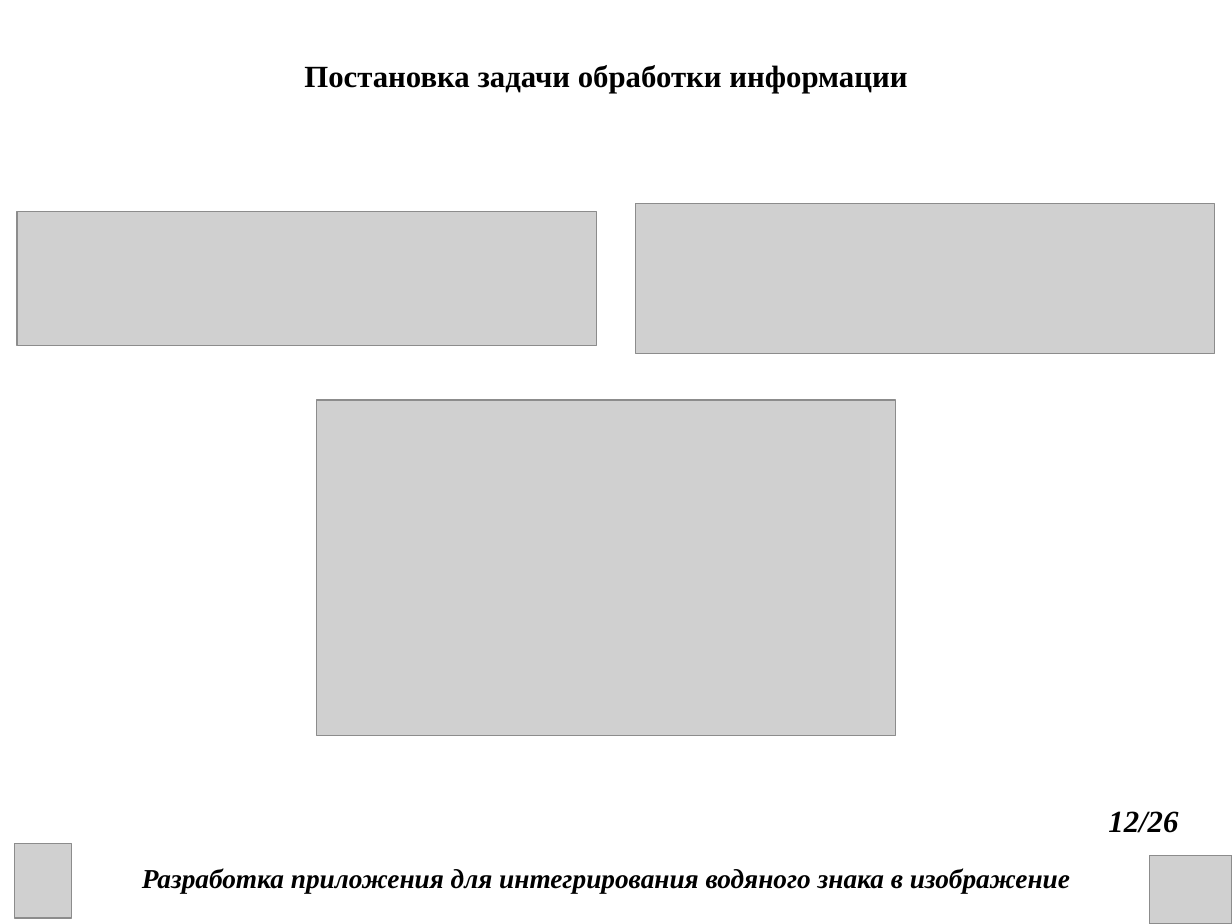
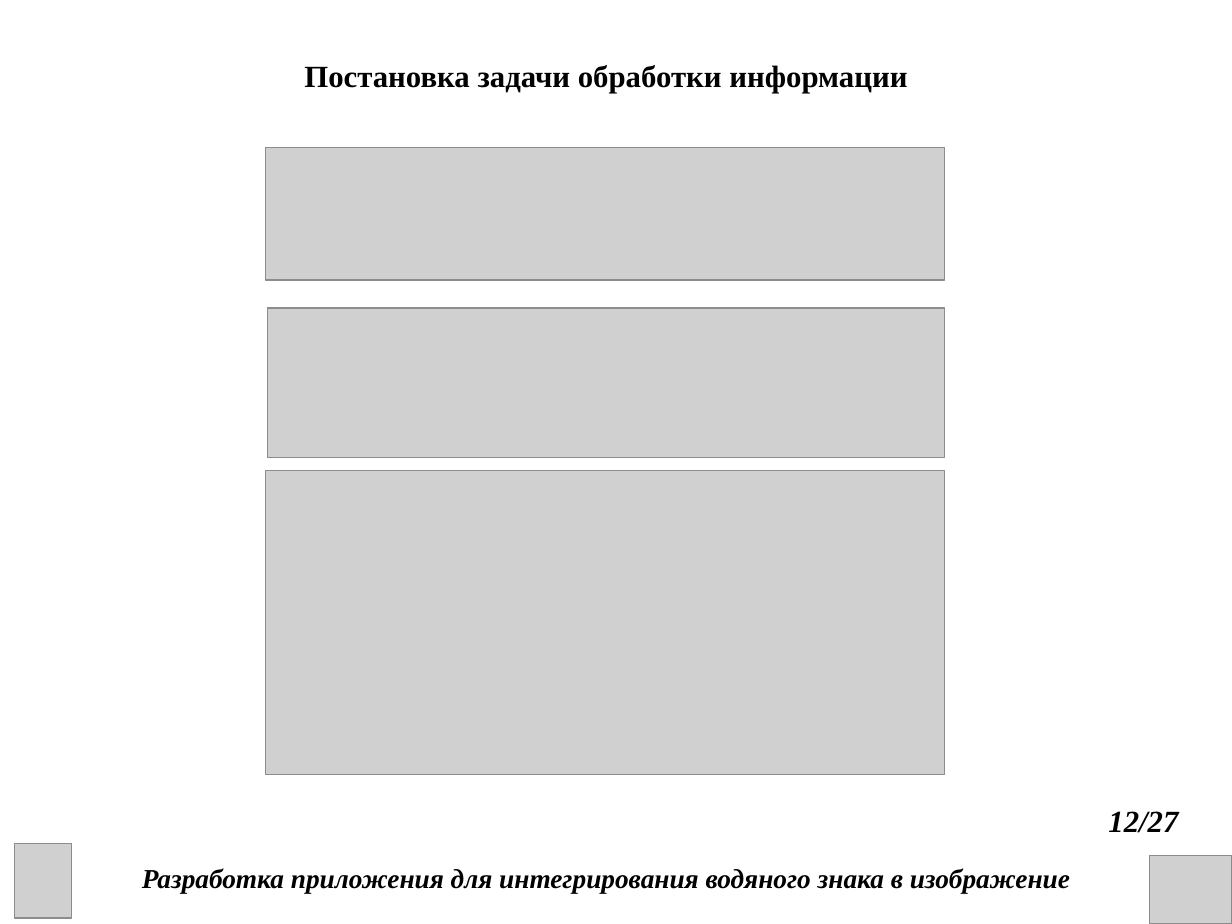
Before and after one commit to DanChoys1/DanChoys, a slide deck: slide 12 of КП презентация.ppt. Drawn at 1232x924 pixels with LibreOffice and Linux fonts; fonts in the diff are those of the drawing; grey boxes stand for pictures. Boxes give left, top, right and bottom in pixels: in the first picture for what was removed or moved away, otherwise in the second. Text is boxed around its words. In the diff, an @@ line names an element or a change of style, - is before the commit and + after.

```diff
--- a/КП презентация.ppt
+++ b/КП презентация.ppt
@@ picture: place and size @@
-picture at bbox=[636, 203, 1215, 354]
+picture at bbox=[265, 148, 944, 280]
@@ picture: place and size @@
-picture at bbox=[317, 400, 896, 737]
+picture at bbox=[267, 308, 944, 458]
@@ picture: place and size @@
-picture at bbox=[17, 212, 596, 346]
+picture at bbox=[265, 471, 944, 775]
@@ text at bbox=[1108, 811, 1178, 833]: text changed @@
-12/26
+12/27
```
Also in this commit, not shown: 24 other slides changed, 1 slide added, 6 other files.
